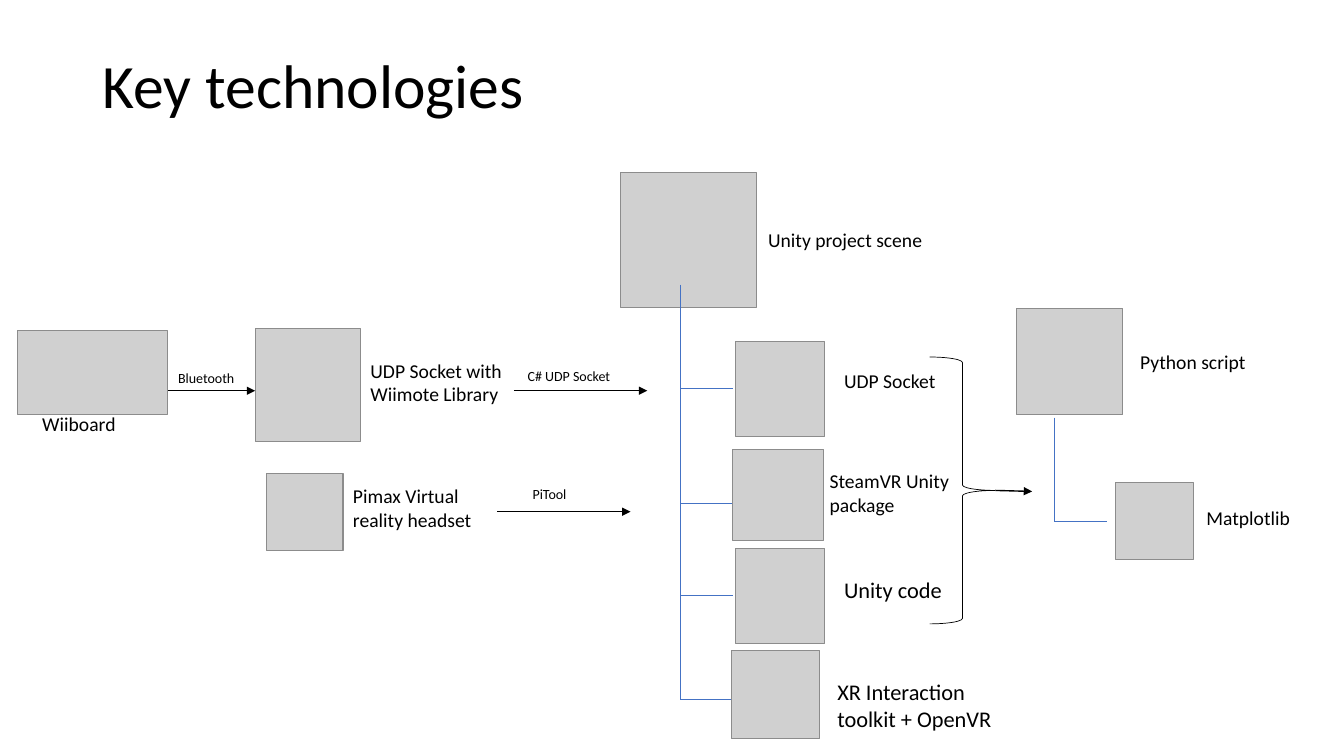
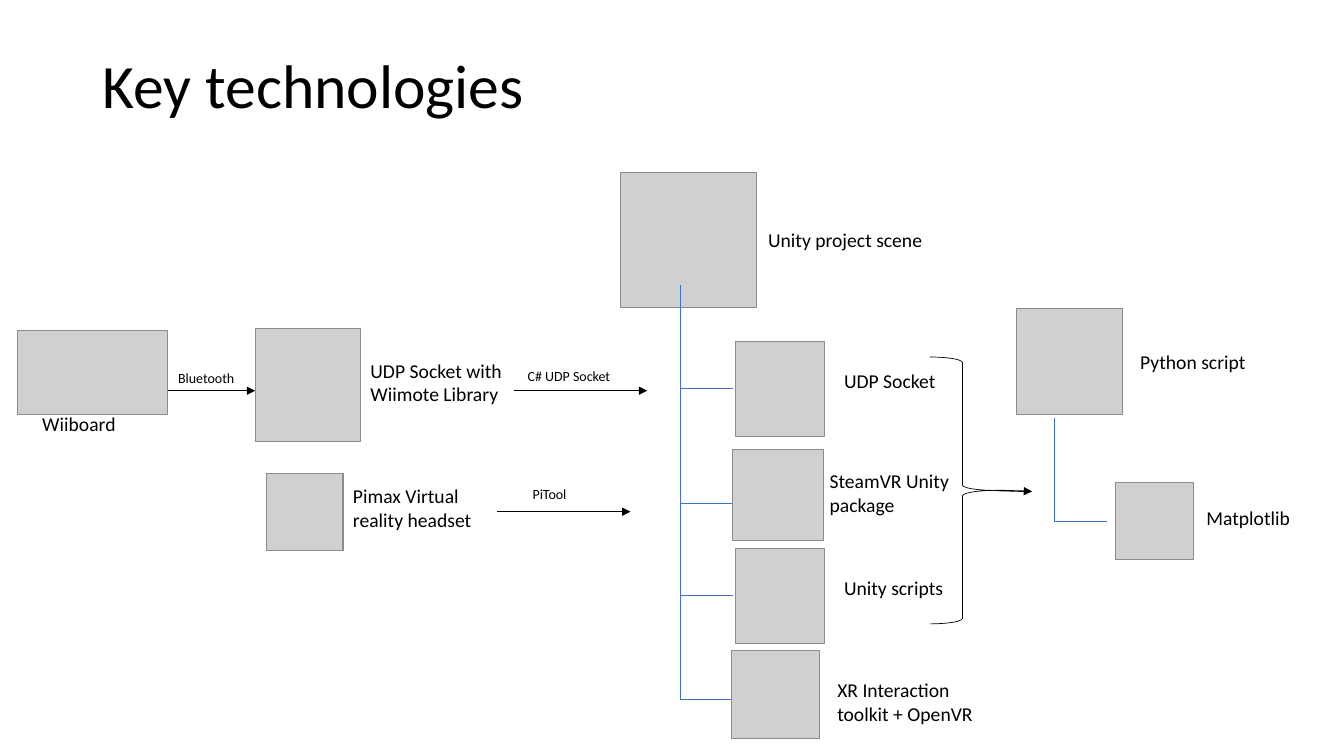
Before and after one commit to colonbrack3t/Final-Year-Project-2022, a slide deck: slide 8 of Final Year Project.pptx (slide 5 before the commit). Drawn at 1344x756 pixels with LibreOffice and Linux fonts; fonts in the diff are those of the drawing; grey boxes stand for pictures. Boxes give left, top, right and bottom in pixels: in the first picture for what was removed or moved away, otherwise in the second. Text is boxed around its words. In the diff, an @@ line names an element or a change of style, - is before the commit and + after.

```diff
--- a/Final Year Project.pptx
+++ b/Final Year Project.pptx
@@ text at [844,581,943,598]: text changed; size 16 to 14 pt @@
-Unity code
+Unity scripts
@@ text "XR Interaction toolkit + OpenVR" at [837,683,972,724]: size 16 to 14 pt @@
```
Also in this commit, not shown: 7 other slides changed, 7 slides added, 1 slide removed.
